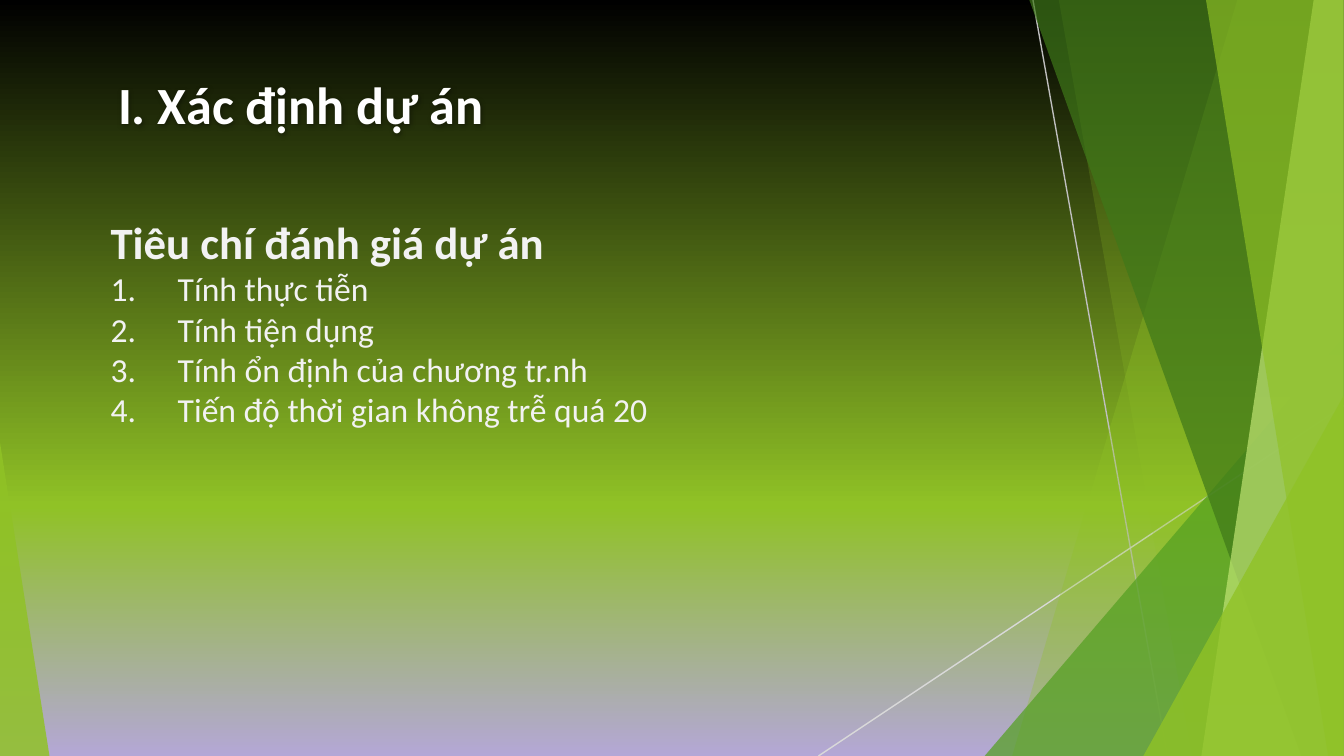
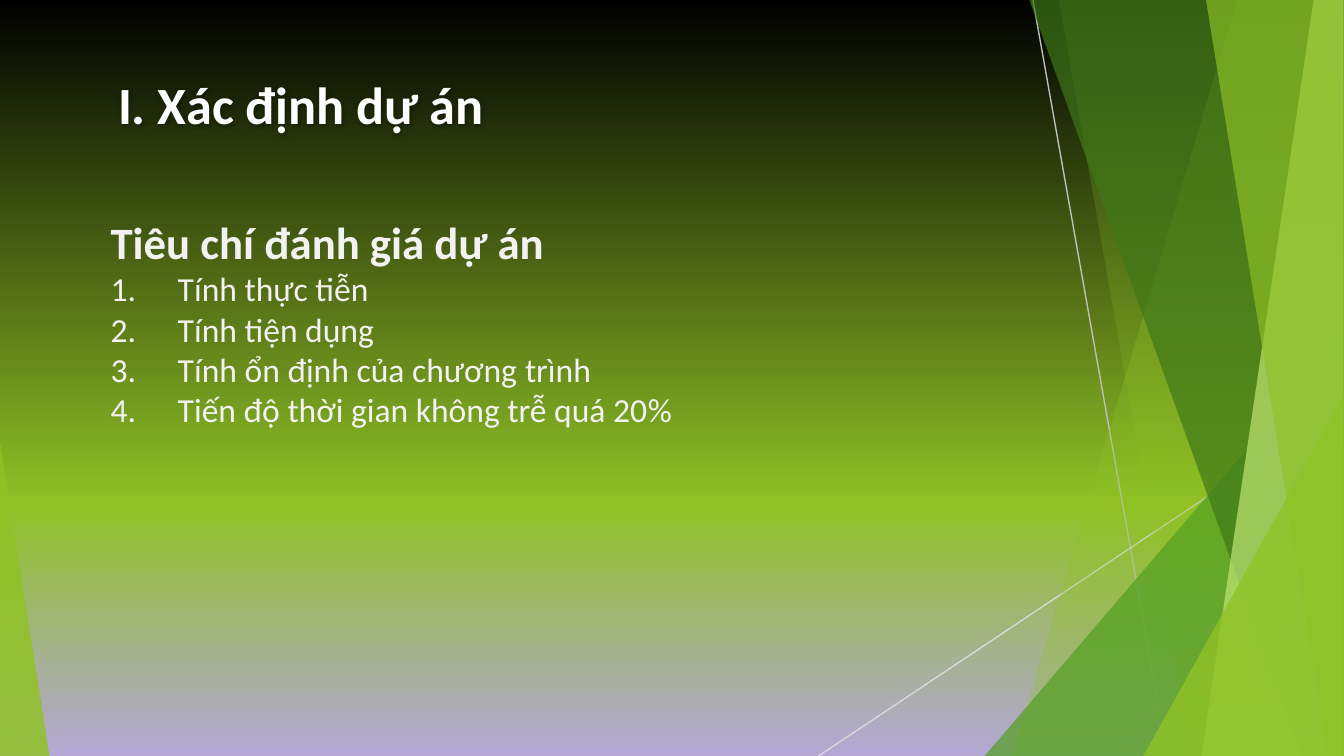
Before and after one commit to EdgarIgnite16/MSP-Project, a slide deck: slide 9 of Report/Nhom9_SingedShop_FinalUltimateVersion.pptx. Drawn at 1344x756 pixels with LibreOffice and Linux fonts; fonts in the diff are those of the drawing. Boxes give left, top, right and bottom in pixels: in the first picture for what was removed or moved away, otherwise in the second. Text is boxed around its words. In the diff, an @@ line names an element or a change of style, - is before the commit and + after.

```diff
--- a/Report/Nhom9_SingedShop_FinalUltimateVersion.pptx
+++ b/Report/Nhom9_SingedShop_FinalUltimateVersion.pptx
@@ text at [178, 356, 672, 428]: text changed @@
-3. Tính ổn định của chương tr.nh
-4. Tiến độ thời gian không trễ quá 20
+3. Tính ổn định của chương trình
+4. Tiến độ thời gian không trễ quá 20%
```
Also in this commit, not shown: 5 other slides changed, 1 other file.
